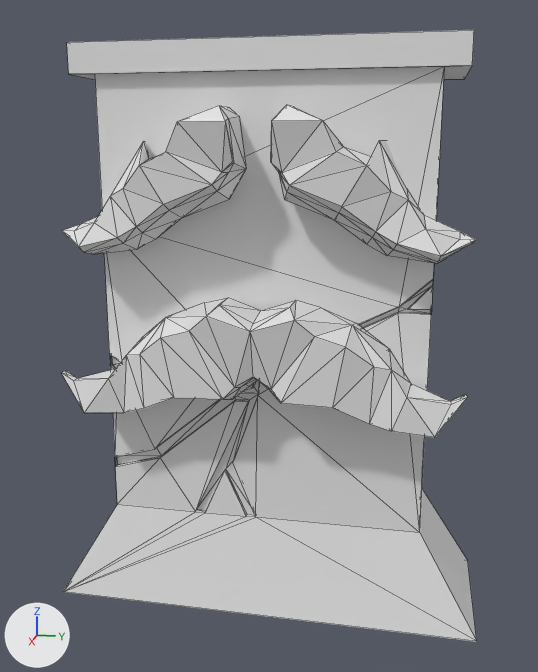
One commit to the FBX model Assets/3d/mrwall.fbx: the scene before it, then after it.
Rendered twice from a camera (50 mm lens) standing at (13.39, 2.6, 8.5) and looking at (0.3, -0.01, 5.23). The lights are fixed; the arrows at lower left show +X, +Y and +Z. Mesh edges are drawn as thin lines.

Names of what the first picture shows: 'stache', 'wall'.
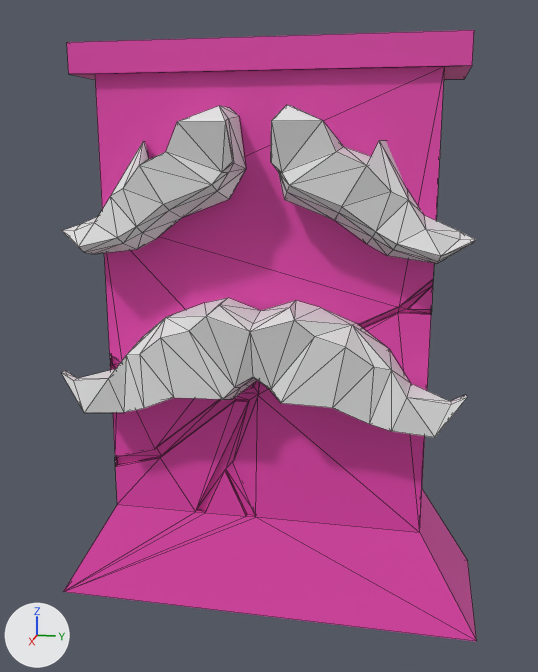
Edits to the bpy script that builds the scene:
```text
Add mat_wall:
    mat_wall = principled_material('wall')
    mat_wall.base_color = (0.8, 0.059, 0.426)  # pink #e745af
Change me_cube:
    where me_cube.from_pydata(...)  # 89 vertices, 147 faces; spans x -1.37..1.37, y -3.93..3.94, z 0.13..10.28
    remove me_cube.materials.append(mat_material)  # white #e7e7e7
    add me_cube.materials.append(mat_wall)  # pink #e745af
```

Pixel boxes [x1, y1, x2, y2] of what changed, in the pictures (538 x 672 px):
'wall', recoloured (white to pink): [63, 30, 477, 642] in both
